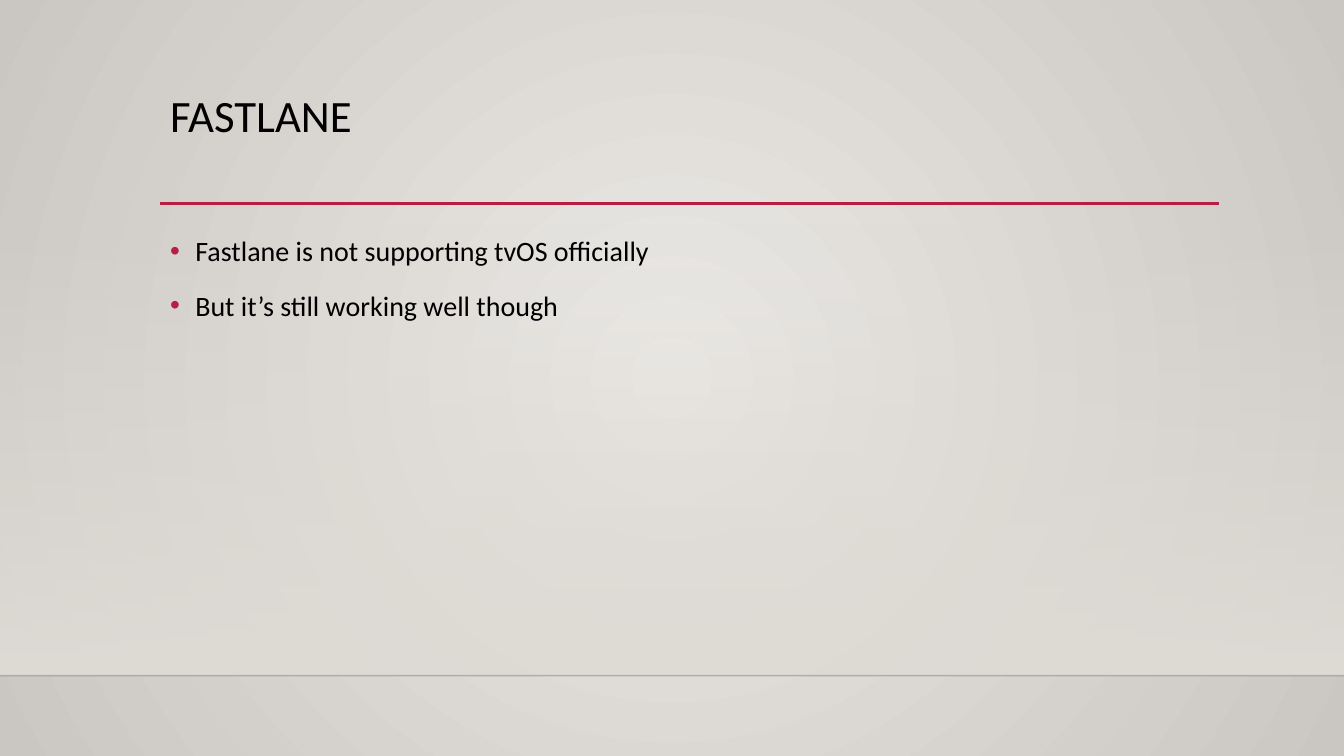
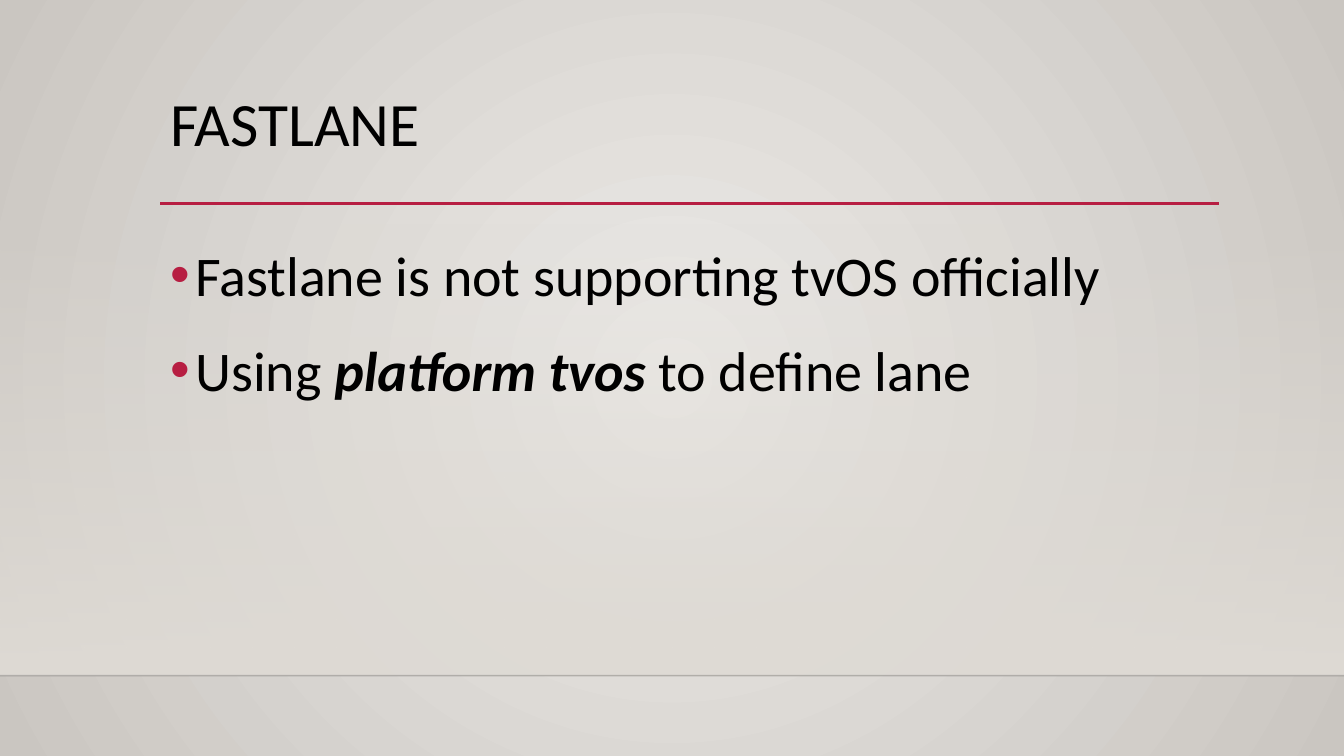
Before and after one commit to ThanhTurin/iOS-meetup-sg, a slide deck: slide 18 of Presentation.pptx (slide 12 before the commit). Drawn at 1344x756 pixels with LibreOffice and Linux fonts; fonts in the diff are those of the drawing; background and template pictures are left out. Boxes give left, top, right and bottom in pixels: in the first picture for what was removed or moved away, otherwise in the second. Text is boxed around its words. In the diff, an @@ line names an element or a change of style, - is before the commit and + after.

```diff
--- a/Presentation.pptx
+++ b/Presentation.pptx
@@ title "FASTLANE" at [170,106,420,147]: size 32 to 44 pt @@
@@ text at [195,257,1100,306]: size 20 to 40 pt in "Fastlane is not supporting tvOS officially" @@
@@ text at [195,351,972,401]: text changed; size 20 to 40 pt @@
-• But it’s still working well though
+• Using platform tvos to define lane
```
Also in this commit, not shown: 8 other slides changed, 11 slides added, 1 other file.
